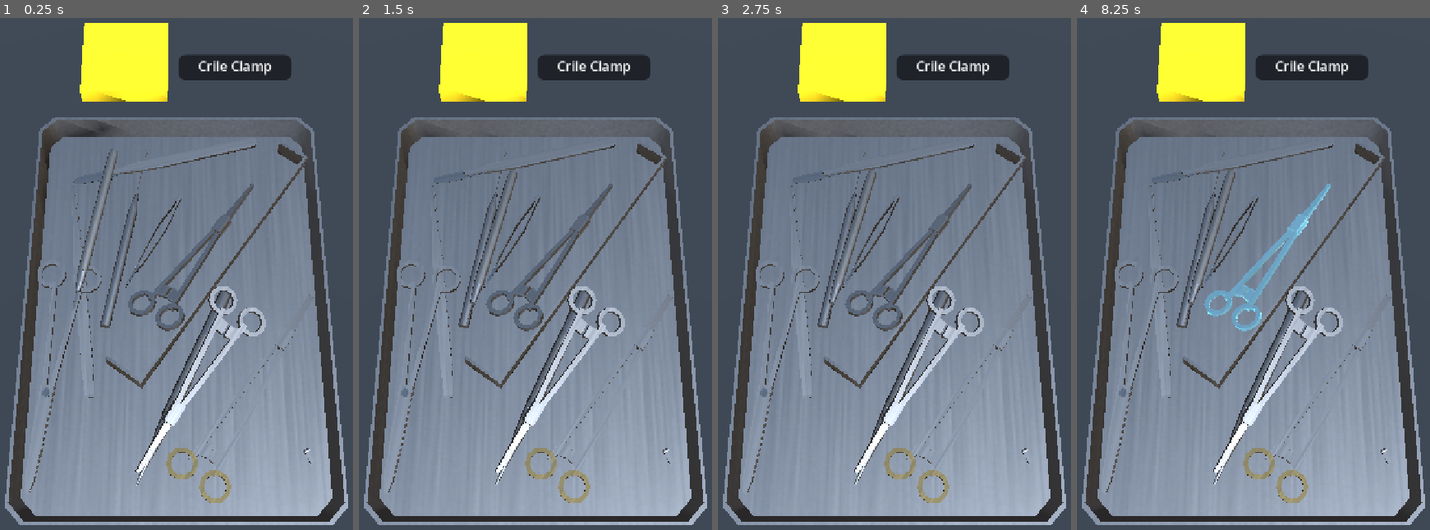
Above: before the commit, frames 1-4 (left to right).
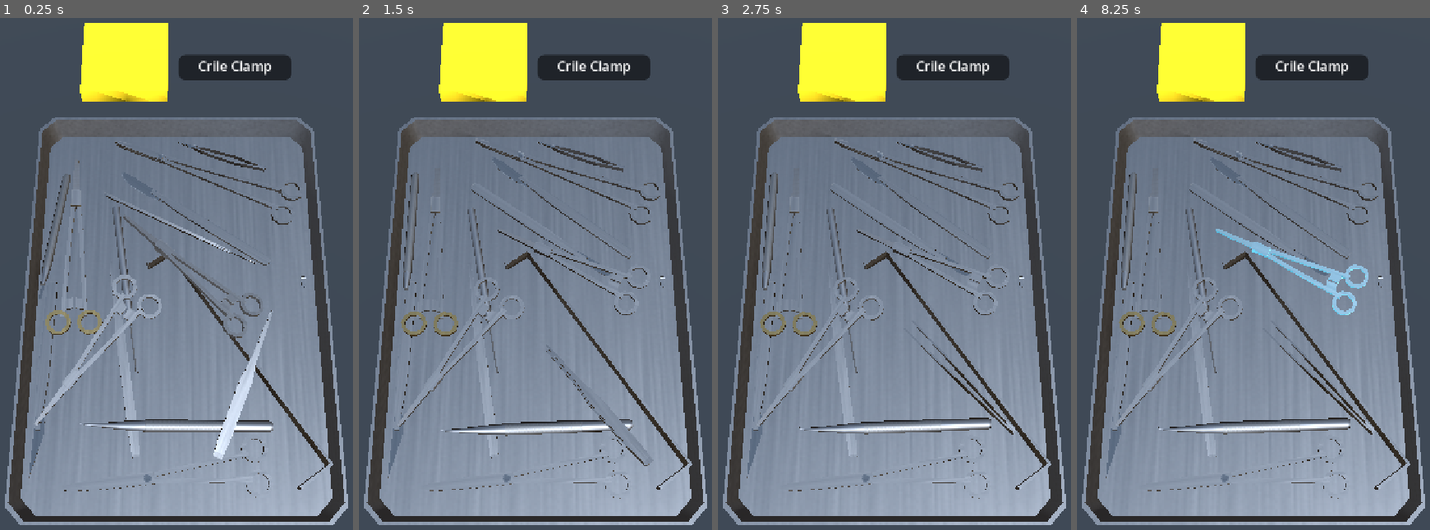
Above: after the commit, the same moments.

Repository: optimisticlucio/untitled-game-jam-game
Game: Godot game, scene res://levels/level.tscn
Two runs of this game, one before a commit and one after it. Both use one fixed random seed, a clock stepped at 60 frames per second and the inputs below.
Inputs (mouse positions are in pixels of both pictures, inside the frame that each line leads up to):
- Up to frame 1 (0.25 s): no input
- Up to frame 2 (1.5 s): tap Enter at 0.5 s; move the mouse to (616, 243) at 0.52 s; click (616, 243) at 0.67 s; drag from (461, 309) to (517, 407) at 1.27 s
- Up to frame 3 (2.75 s): move the mouse to (929, 130) at 2.02 s; click (929, 130) at 2.17 s
- Up to frame 4 (8.25 s): tap Space at 2.75, 4.25, 5.75 s; drag from (1235, 407) to (1144, 176) at 2.77 s; tap Enter at 3.5, 5 s; move the mouse to (1362, 376) at 3.52 s; click (1362, 376) at 3.67 s; drag from (1144, 176) to (1197, 115) at 4.27 s; move the mouse to (1271, 279) at 5.02 s; click (1271, 279) at 5.17 s; drag from (1197, 115) to (1179, 309) at 5.77 s; move the mouse to (1334, 243) at 6.52 s; click (1334, 243) at 6.67 s; drag from (1179, 309) to (1235, 407) at 7.27 s; move the mouse to (1288, 130) at 8.02 s; click (1288, 130) at 8.17 s

The runs differ from the first frame. In frame 1, 12% of the frame differs, in the area x 8-95%, y 14-95%; in frame 2, 9.7%; in frame 3, 9.9%; in frame 4, 11%.

Commit message:
Floatier tool physics; gentle drops and returns; nudge on landing
- Base tool: gravity_scale 0.3, friction 0.12, bounce 0.2. Jolt bounce and
  sleep thresholds lowered; jumble_speed 0.3 so nudges keep tools in the tray.
- Tray drops go straight to physics (no fast slide down to drop_height).
- Returns aim at the table point under the pointer, land return_margin
  inside the edge at the nearest fitting spot (Tray.nearest_placement),
  turning the tool only if that gets it closer, with an eased flight.
- The pile is nudged when a dropped or returned tool lands, not on release,
  and never the falling tool itself.

Co-Authored-By: Claude Opus 5.5 <noreply@anthropic.com>

Diff:
--- a/gameplay/tool_grabber.gd
+++ b/gameplay/tool_grabber.gd
@@ -7,9 +7,10 @@
 ## On release:
 ## (Where it's released is judged by the pointer, not the tool, since the tool
 ## floats above a finger.)
-## - over the tray's zone: lowered onto the pile and dropped with physics.
+## - over the tray's zone: dropped with physics from where it is; the pile
+##   gets a small nudge when it lands.
 ## - over hand_off_zone: tool_handed is emitted, and the listener decides.
-## - anywhere else: flown back to a random spot in the tray, and the pile
+## - anywhere else: flown back to the nearest spot on the tray, and the pile
 ##   gets a small nudge.
 ## Works with mouse and touch (Godot turns single touches into mouse events).
 ## It also owns every glow on the tools, including hint() glows, so they
@@ -50,17 +51,21 @@
 		hint_color = value
 		_hint_glow.set_shader_parameter("glow_color", value)
 ## Height above the tray's tools the held tool floats at. Higher is closer to the camera.
-@export var lift_height := 0.2
+@export var lift_height := 0.3
 ## On touch screens the held tool sits this far above the finger, so the finger
 ## doesn't hide it. Mice get no offset.
 @export var finger_offset_pixels := 90.0
 ## How quickly the held tool catches up with the finger.
-@export var follow_sharpness := 16.0
-## Height above the tray floor that dropped and returned tools are let go from.
-@export var drop_height := 0.06
+@export var follow_sharpness := 12.0
+## Height above the tray floor that returned tools are let go from.
+@export var drop_height := 0.16
 @export var return_seconds := 0.35
-## Speed (m/s) of the random nudge every tray tool gets when a tool is returned.
-@export var jumble_speed := 0.25
+## Returned tools land at least this far inside the tray's edge, so they
+## don't catch the rim.
+@export var return_margin := 0.03
+## Speed (m/s) of the random nudge the other tray tools get when a dropped
+## or returned tool lands.
+@export var jumble_speed := 0.1
 ## How long a consumed tool takes to drop onto the hand-off zone, then to shrink away.
 @export var consume_drop_seconds := 0.3
 @export var consume_shrink_seconds := 0.2
@@ -89,6 +94,10 @@
 var _held: SurgicalTool
 ## Tools mid-flight back to the tray. They can't be grabbed until they land.
 var _flying: Dictionary[SurgicalTool, bool] = {}
+## Where each released tool appeared to be let go: the point on the table
+## under the pointer. A held tool floats near the camera, so its own position
+## is far from where it looks to be. Returns aim for this point.
+var _released_over: Dictionary[SurgicalTool, Vector3] = {}
 ## Collision layer and mask of each tool made intangible, to restore on drop.
 var _saved_layers: Dictionary[SurgicalTool, Vector2i] = {}
 
@@ -138,6 +147,7 @@
 ## Drops a handed-over tool onto the middle of the hand-off zone, shrinks it
 ## away and frees it. Await the returned signal to act once it's gone.
 func consume(tool: SurgicalTool) -> Signal:
+	_released_over.erase(tool)
 	_make_intangible(tool)
 	_flying[tool] = true
 	var landing := hand_off_zone.global_transform * _first_shape(hand_off_zone).position
@@ -160,20 +170,25 @@
 	return tween.finished
 
 
-## Flies a tool back to a random spot in the tray, then nudges the pile.
+## Flies a tool to the nearest spot on the tray where it fits (turning it
+## only if that gets it closer), eases it to a stop drop_height above the
+## floor, and lets it fall. The rest of the pile is nudged when it lands.
 func return_to_tray(tool: SurgicalTool) -> void:
 	_make_intangible(tool)
 	_set_glow(tool, false)
 	_flying[tool] = true
-	var spot := tray.random_point() + Vector3.UP * drop_height
-	var flat_rotation := Vector3(0.0, randf() * TAU, 0.0)
-	var tween := create_tween().set_parallel().set_trans(Tween.TRANS_SINE)
+	var near: Vector3 = _released_over.get(tool, tool.global_position)
+	_released_over.erase(tool)
+	var placement := tray.nearest_placement(tool, near, tool.global_rotation.y, return_margin)
+	var spot := placement.origin + Vector3.UP * drop_height
+	var flat_rotation := Vector3(0.0, placement.basis.get_euler().y, 0.0)
+	var tween := create_tween().set_parallel().set_trans(Tween.TRANS_QUAD).set_ease(Tween.EASE_OUT)
 	tween.tween_property(tool, "global_position", spot, return_seconds)
 	tween.tween_property(tool, "global_rotation", flat_rotation, return_seconds)
 	tween.chain().tween_callback(func() -> void:
 		_flying.erase(tool)
 		_drop(tool)
-		_jumble())
+		_jumble_on_landing(tool))
 
 
 func _grab(tool: SurgicalTool) -> void:
@@ -189,21 +204,17 @@
 func _release() -> void:
 	var tool := _held
 	_held = null
+	_released_over[tool] = _table_point_under(_pointer)
 	tool_released.emit(tool)
 	var zone := _zone_under(_pointer)
 	if zone == hand_off_zone:
 		_set_glow(tool, false)
 		tool_handed.emit(tool)
 	elif zone == tray.zone:
+		_released_over.erase(tool)
 		_set_glow(tool, false)
-		var spot := tool.global_position
-		spot.y = tray.floor_height(spot) + drop_height
-		_flying[tool] = true
-		var tween := create_tween()
-		tween.tween_property(tool, "global_position", spot, 0.1)
-		tween.tween_callback(func() -> void:
-			_flying.erase(tool)
-			_drop(tool))
+		_drop(tool)
+		_jumble_on_landing(tool)
 	else:
 		return_to_tray(tool)
 
@@ -227,9 +238,19 @@
 	tool.angular_velocity = Vector3.ZERO
 
 
-func _jumble() -> void:
+## Nudges the pile the moment the falling tool first touches something.
+func _jumble_on_landing(falling: SurgicalTool) -> void:
+	falling.contact_monitor = true
+	falling.max_contacts_reported = 1
+	falling.body_entered.connect(func(_body: Node) -> void:
+		falling.set_deferred("contact_monitor", false)
+		_jumble(falling), CONNECT_ONE_SHOT)
+
+
+## Nudges every resting tool except the one that caused it.
+func _jumble(except: SurgicalTool) -> void:
 	for tool in tray.tools():
-		if tool.freeze:
+		if tool.freeze or tool == except:
 			continue
 		var direction := Vector3.RIGHT.rotated(Vector3.UP, randf() * TAU)
 		tool.apply_central_impulse(direction * jumble_speed * tool.mass)
@@ -278,6 +299,13 @@
 	var plane := Plane(Vector3.UP, tray.tools_root.global_position.y + lift_height)
 	var hit: Variant = plane.intersects_ray(origin, direction)
 	return hit if hit != null else _held.global_position
+
+
+## The point at tray-floor height under a screen position.
+func _table_point_under(screen: Vector2) -> Vector3:
+	var plane := Plane(Vector3.UP, tray.tools_root.global_position.y)
+	var hit: Variant = plane.intersects_ray(camera.project_ray_origin(screen), camera.project_ray_normal(screen))
+	return hit if hit != null else tray.global_position
 
 
 ## The grabbable tool under a screen position, or null.
--- a/gameplay/tray.gd
+++ b/gameplay/tray.gd
@@ -35,9 +35,10 @@
 		tool.queue_free()
 
 
-## True if the point is over the tray floor (its height is ignored).
-func contains(point: Vector3) -> bool:
-	return _shape_at(point) != null
+## True if the point is over the tray floor (its height is ignored), and at
+## least margin inside its edge.
+func contains(point: Vector3, margin := 0.0) -> bool:
+	return _shape_at(point, margin) != null
 
 
 ## Height of the floor under the point, or of the lowest floor if it's off the tray.
@@ -61,6 +62,35 @@
 			return point
 	push_warning("Tray: couldn't find a point inside the Zone shapes")
 	return _bounds().get_center()
+
+
+## Where to put the tool so it lies whole on the floor (both ends at least
+## margin inside the edge) as close as possible to point: a spot on the
+## floor, and a heading near yaw.
+## The heading turns in 15° steps, up to 90° either way, when that lets the
+## tool sit closer; the smallest turn wins a tie. The result's origin is the
+## spot (on the floor) and its basis the heading.
+func nearest_placement(tool: SurgicalTool, point: Vector3, yaw: float, margin := 0.0) -> Transform3D:
+	var bounds := tool.visual_bounds()
+	var middle := _bounds().get_center()
+	var start := _nearest_floor_point(point)
+	var best := Transform3D(Basis(Vector3.UP, yaw), start)
+	var best_distance := INF
+	for step in [0, 1, -1, 2, -2, 3, -3, 4, -4, 5, -5, 6]:
+		var turn: float = yaw + deg_to_rad(15.0 * step)
+		var spot := start
+		for i in 50:
+			var footprint := _Footprint.new(spot, turn, bounds)
+			if contains(footprint.a, margin) and contains(footprint.b, margin):
+				break
+			spot = spot.move_toward(Vector3(middle.x, spot.y, middle.z), 0.01)
+		var distance := Vector2(spot.x - point.x, spot.z - point.z).length()
+		# A turn must bring it at least 1 cm closer to be worth it.
+		if distance < best_distance - 0.01:
+			best = Transform3D(Basis(Vector3.UP, turn), spot)
+			best_distance = distance
+	best.origin.y = floor_height(best.origin)
+	return best
 
 
 ## The middle of the tray's far edge (the one furthest from the player), at
@@ -170,20 +200,43 @@
 	return shapes
 
 
-## The zone shape whose floor area holds the point, or null.
-func _shape_at(point: Vector3) -> CollisionShape3D:
+## The zone shape whose floor area holds the point (at least margin inside
+## its edge), or null.
+func _shape_at(point: Vector3, margin := 0.0) -> CollisionShape3D:
 	for shape in _shapes():
 		var local := shape.global_transform.affine_inverse() * point
 		if shape.shape is BoxShape3D:
 			var half := (shape.shape as BoxShape3D).size * 0.5
-			if absf(local.x) <= half.x and absf(local.z) <= half.z:
+			if absf(local.x) <= half.x - margin and absf(local.z) <= half.z - margin:
 				return shape
 		elif shape.shape is CylinderShape3D:
-			if Vector2(local.x, local.z).length() <= (shape.shape as CylinderShape3D).radius:
+			if Vector2(local.x, local.z).length() <= (shape.shape as CylinderShape3D).radius - margin:
 				return shape
 		else:
 			push_warning("Tray: Zone shapes must be boxes or cylinders, not %s" % shape.shape.get_class())
 	return null
+
+
+## The point on the floor (any zone shape) closest to point, ignoring height.
+func _nearest_floor_point(point: Vector3) -> Vector3:
+	var best := point
+	var best_distance := INF
+	for shape in _shapes():
+		var local := shape.global_transform.affine_inverse() * point
+		if shape.shape is BoxShape3D:
+			var half := (shape.shape as BoxShape3D).size * 0.5
+			local.x = clampf(local.x, -half.x, half.x)
+			local.z = clampf(local.z, -half.z, half.z)
+		elif shape.shape is CylinderShape3D:
+			var flat := Vector2(local.x, local.z).limit_length((shape.shape as CylinderShape3D).radius)
+			local.x = flat.x
+			local.z = flat.y
+		var candidate := shape.global_transform * local
+		var distance := Vector2(candidate.x - point.x, candidate.z - point.z).length()
+		if distance < best_distance:
+			best = candidate
+			best_distance = distance
+	return best
 
 
 func _bottom(shape: CollisionShape3D) -> float:
--- a/levels/example_level.tres
+++ b/levels/example_level.tres
@@ -6,9 +6,9 @@
 script = ExtResource("1_data")
 requested_ids = Array[StringName]([&"kelly_clamp", &"crile_clamp", &"scalpel_10", &"scalpel_11", &"mayo_scissors", &"metzenbaum_scissors", &"kelly_clamp", &"adson_forceps", &"debakey_forceps"])
 distractor_ids = Array[StringName]([&"scalpel_15", &"mayo_hegar", &"vannas_scissors", &"army_navy", &"micro_hook", &"beaver_handle", &"micro_needle_holder", &"acland_clamp"])
-tool_size_percent = 140.0
-reshuffle_after = 4
-distractors_per_tray = 14
+tool_size_percent = 120.0
+reshuffle_after = 8
+distractors_per_tray = 20
 name_only_ids = Array[StringName]([&"scalpel_11", &"crile_clamp"])
 hint_delay_seconds = 8.0
 hint_idle_seconds = 3.0
--- a/project.godot
+++ b/project.godot
@@ -41,6 +41,8 @@
 3d/physics_engine="Jolt Physics"
 jolt_physics_3d/simulation/penetration_slop=0.001
 jolt_physics_3d/simulation/speculative_contact_distance=0.004
+jolt_physics_3d/simulation/bounce_velocity_threshold=0.115
+jolt_physics_3d/simulation/sleep_velocity_threshold=0.012
 
 [rendering]
 
--- a/tools/surgical_tool.tscn
+++ b/tools/surgical_tool.tscn
@@ -3,9 +3,10 @@
 [ext_resource type="Script" path="res://tools/surgical_tool.gd" id="1_tool"]
 
 [sub_resource type="PhysicsMaterial" id="PhysicsMaterial_tool"]
-friction = 0.3
-bounce = 0.25
+friction = 0.12
+bounce = 0.2
 
 [node name="SurgicalTool" type="RigidBody3D"]
+gravity_scale = 0.3
 physics_material_override = SubResource("PhysicsMaterial_tool")
 script = ExtResource("1_tool")
Not shown, changed: CLAUDE.md
